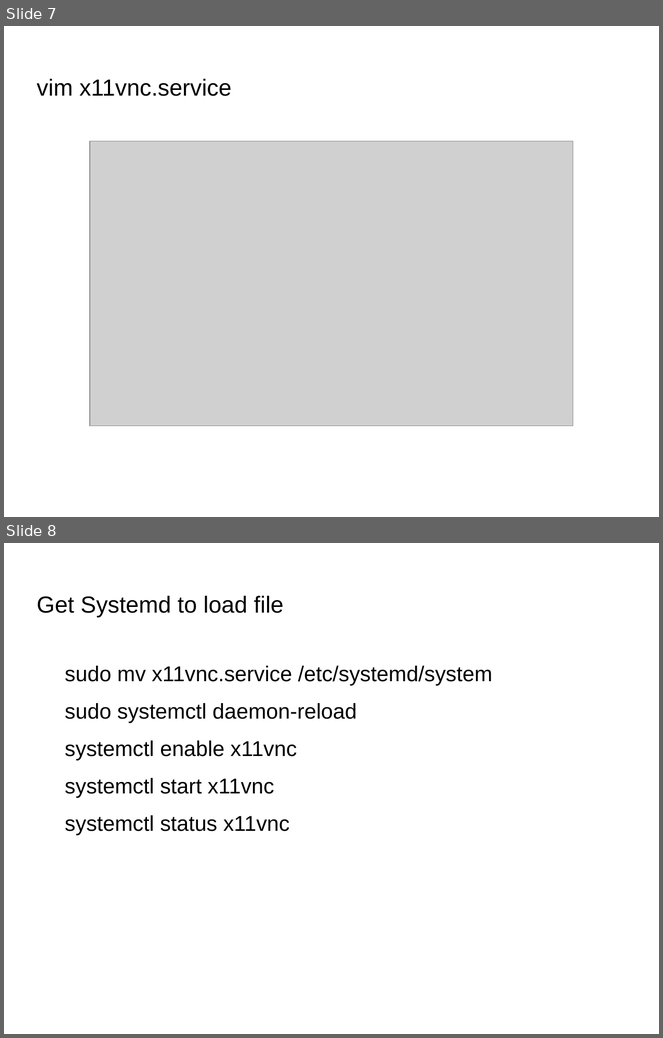
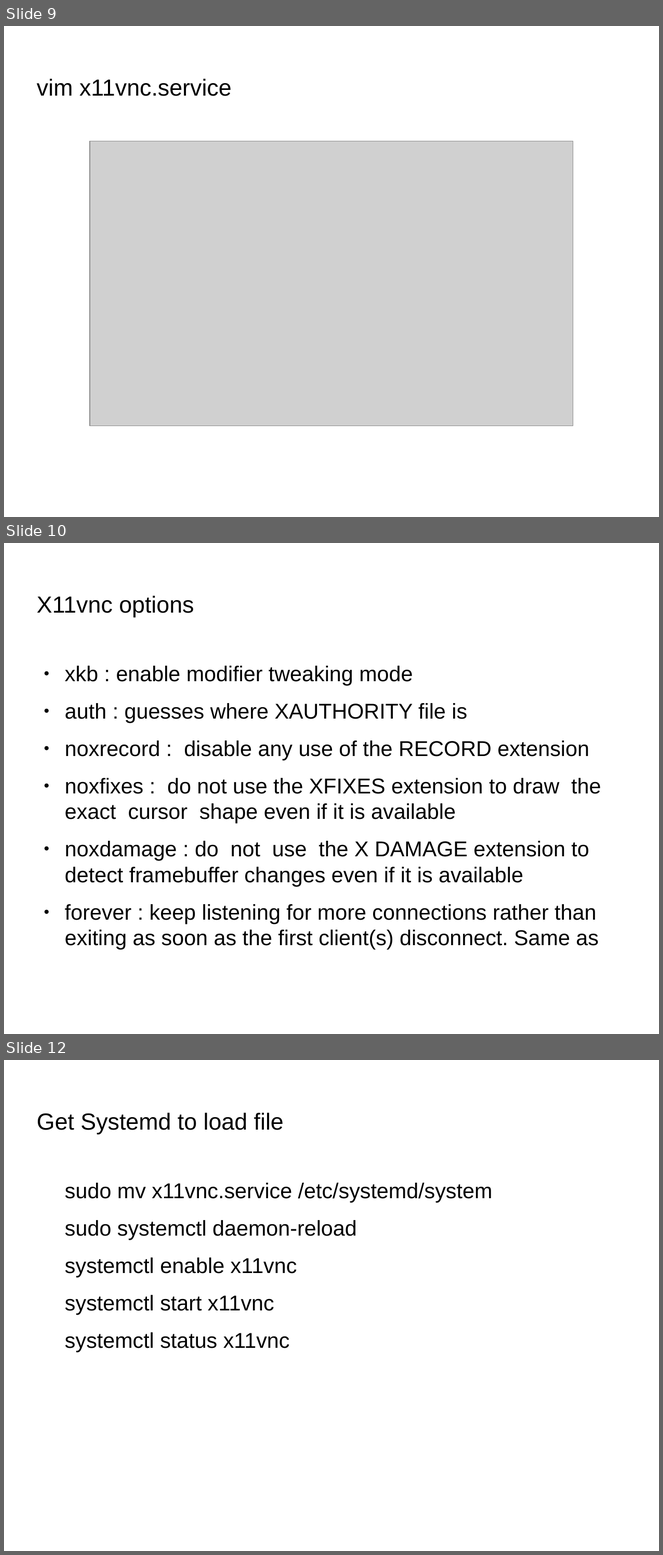
Before and after one commit to Oflameo/sshvnc_ws, a slide deck: doc/sshvnc.odp. Shown one above the other, each under a label of ours: slides 7 and 8 before the commit, slides 9, 10 and 12 after it; the slides between them are not shown. The pictures are 663x1038 and 663x1555 pixels, drawn with LibreOffice and Linux fonts; fonts in the diff are those of the drawing; grey boxes stand for pictures; background and template pictures are left out. Boxes give left, top, right and bottom in pixels: in the first picture for what was removed or moved away, otherwise in the second. Text is boxed around its words. In the diff, an @@ line names an element or a change of style, - is before the commit and + after.

```diff
--- a/doc/sshvnc.odp
+++ b/doc/sshvnc.odp
@@ slide 10 added at [4,543,659,1034], background picture (left out) @@
@@ title added at [37,596,194,617], 28.2 pt, text #000000 @@
+X11vnc options
@@ text added at [65,666,601,950], 26 pt, text #000000 @@
+● xkb : enable modifier tweaking mode
+● auth : guesses where XAUTHORITY file is
+● noxrecord : disable any use of the RECORD extension
+● noxfixes : do not use the XFIXES extension to draw the exact cursor shape even if it is available
+● noxdamage : do not use the X DAMAGE extension to detect framebuffer changes even if it is available
+● forever : keep listening for more connections rather than exiting as soon as the first client(s) disconnect. Same as
@@ what was slide 7 is now slide 9 @@
@@ what was slide 8 is now slide 12 @@
```
Also in this commit, not shown: 4 slides changed, 6 other slides added, 5 other files.
